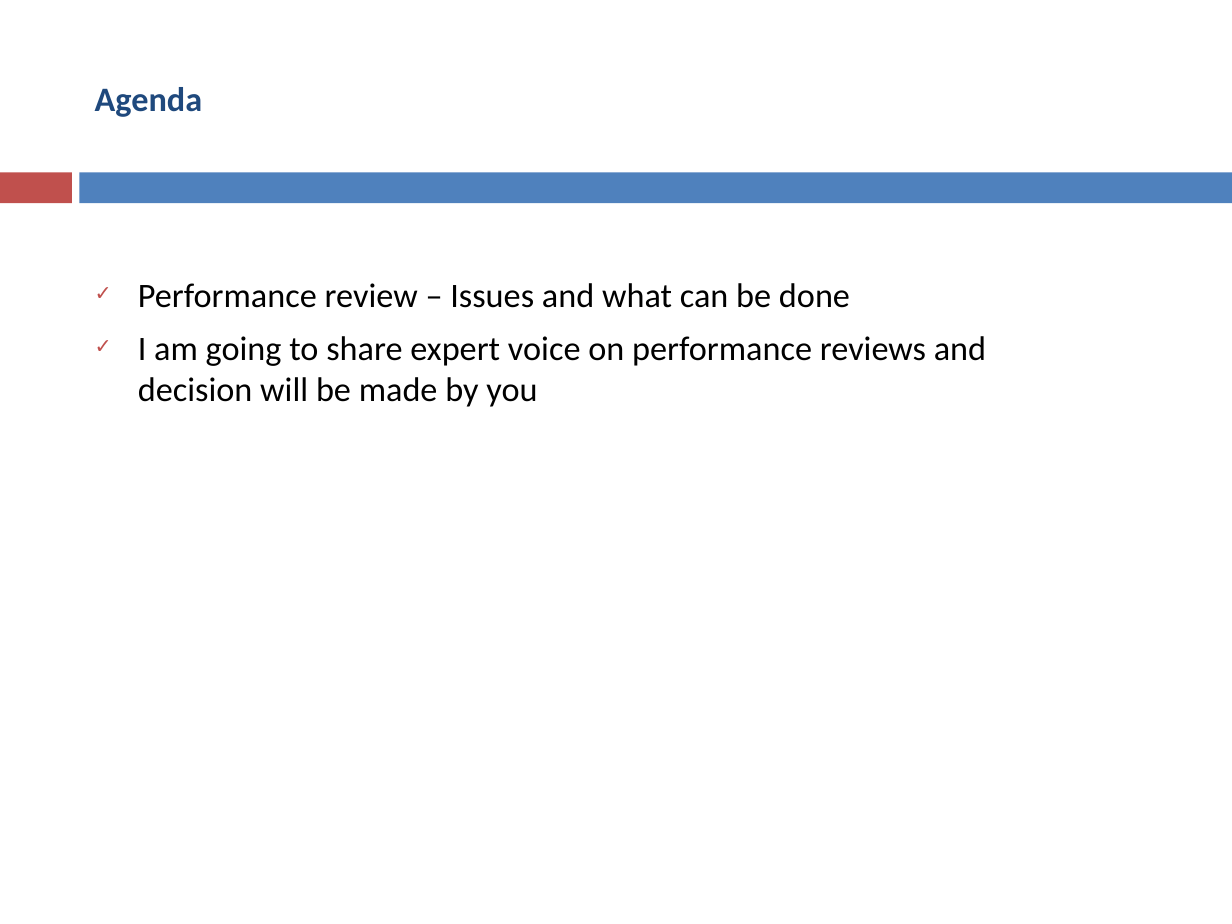
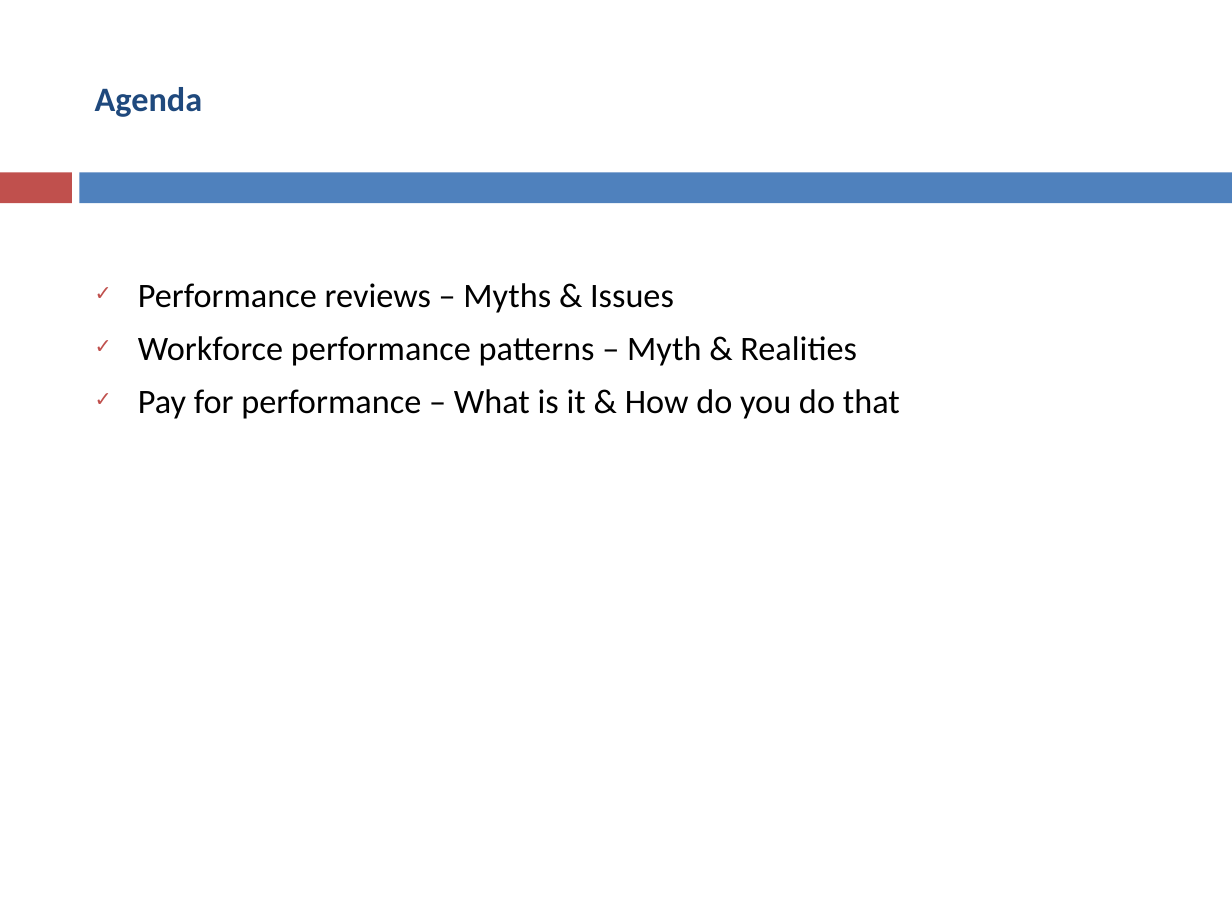
Before and after one commit to asakala/notes, a slide deck: slide 2 of Prokarma/Performance Appraisals.pptx. Drawn at 1232x924 pixels with LibreOffice and Linux fonts; fonts in the diff are those of the drawing. Boxes give left, top, right and bottom in pixels: in the first picture for what was removed or moved away, otherwise in the second. Text is boxed around its words. In the diff, an @@ line names an element or a change of style, - is before the commit and + after.

```diff
--- a/Prokarma/Performance Appraisals.pptx
+++ b/Prokarma/Performance Appraisals.pptx
@@ text at (x1=138, y1=283, x2=900, y2=419): text changed @@
-✓ Performance review – Issues and what can be done
-✓ I am going to share expert voice on performance reviews and decision will be made by you
+✓ Performance reviews – Myths & Issues
+✓ Workforce performance patterns – Myth & Realities
+✓ Pay for performance – What is it & How do you do that
```
Also in this commit, not shown: 2 other slides changed, 6 other files.
